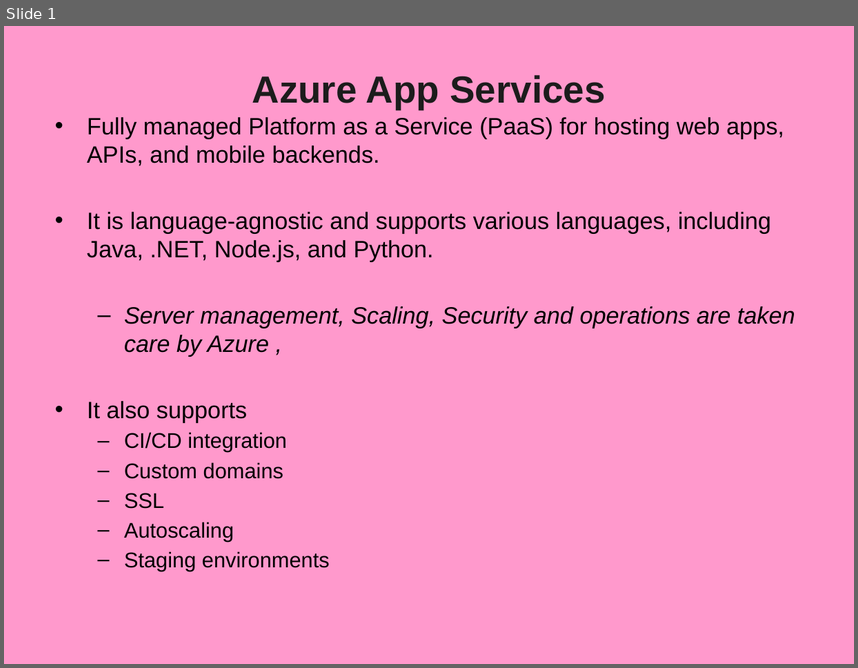
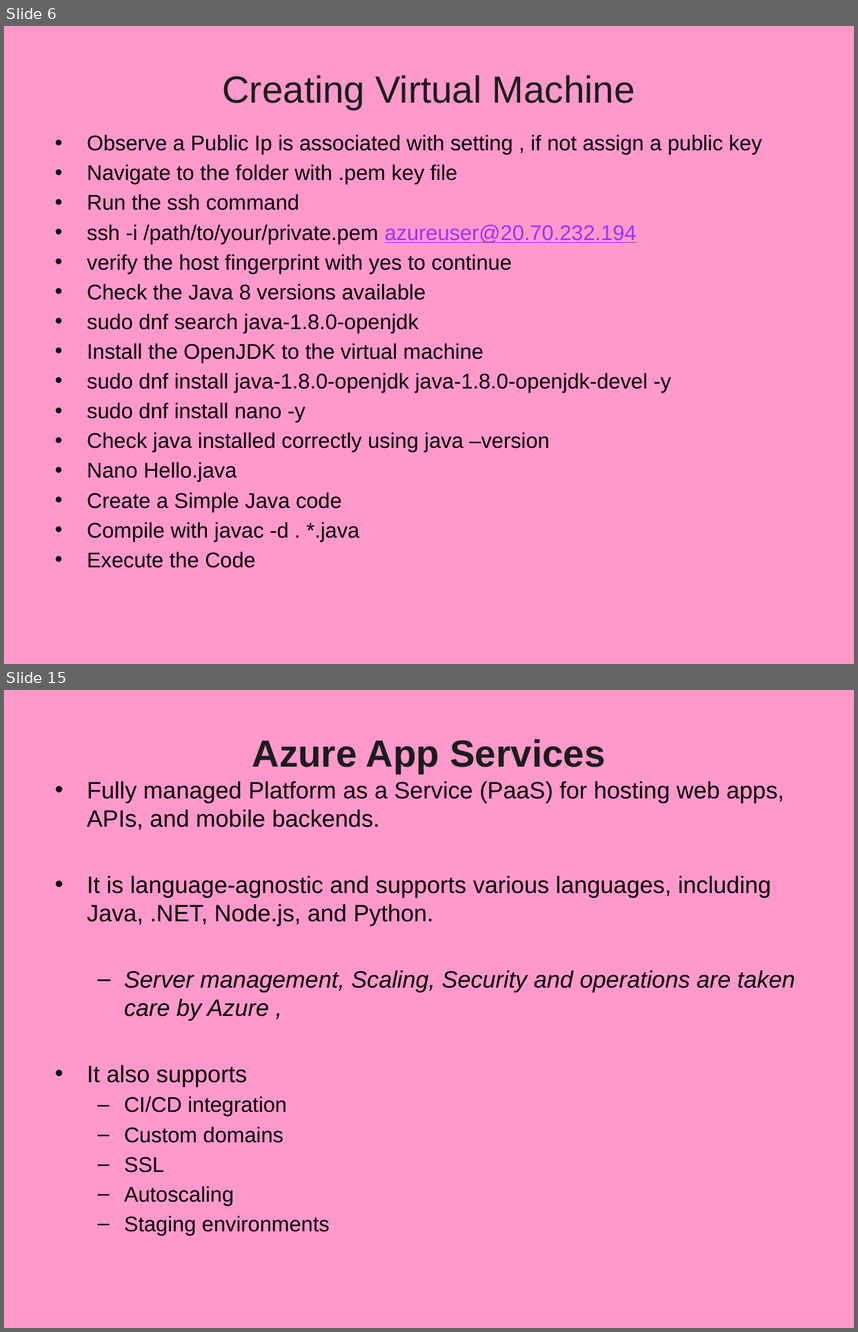
Before and after one commit to Santoshbuild/my_project, a slide deck: 19_Azure_AppService.pptx. Shown one above the other, each under a label of ours: slide 1 before the commit, slides 6 and 15 after it; the slides between them are not shown. The pictures are 858x668 and 858x1332 pixels, drawn with LibreOffice and Linux fonts; fonts in the diff are those of the drawing; background and template pictures are left out. Boxes give left, top, right and bottom in pixels: in the first picture for what was removed or moved away, otherwise in the second. Text is boxed around its words. In the diff, an @@ line names an element or a change of style, - is before the commit and + after.

```diff
--- a/19_Azure_AppService.pptx
+++ b/19_Azure_AppService.pptx
@@ slide 6 added at [4,26,854,664], background picture (left out) @@
@@ title added at [222,75,635,109], 32 pt, text #1C1C1C @@
+Creating Virtual Machine
@@ text added at [87,134,762,568], 18 pt, text #000000 @@
+• Observe a Public Ip is associated with setting , if not assign a public key
+• Navigate to the folder with .pem key file
+• Run the ssh command
+• ssh -i /path/to/your/private.pem azureuser@20.70.232.194
+• verify the host fingerprint with yes to continue
+• Check the Java 8 versions available
+• sudo dnf search java-1.8.0-openjdk
+• Install the OpenJDK to the virtual machine
+• sudo dnf install java-1.8.0-openjdk java-1.8.0-openjdk-devel -y
+• sudo dnf install nano -y
+• Check java installed correctly using java –version
+• Nano Hello.java
+• Create a Simple Java code
+• Compile with javac -d . *.java
+• Execute the Code
@@ what was slide 1 is now slide 15 @@
```
Also in this commit, not shown: 13 other slides added, 19 other files.
